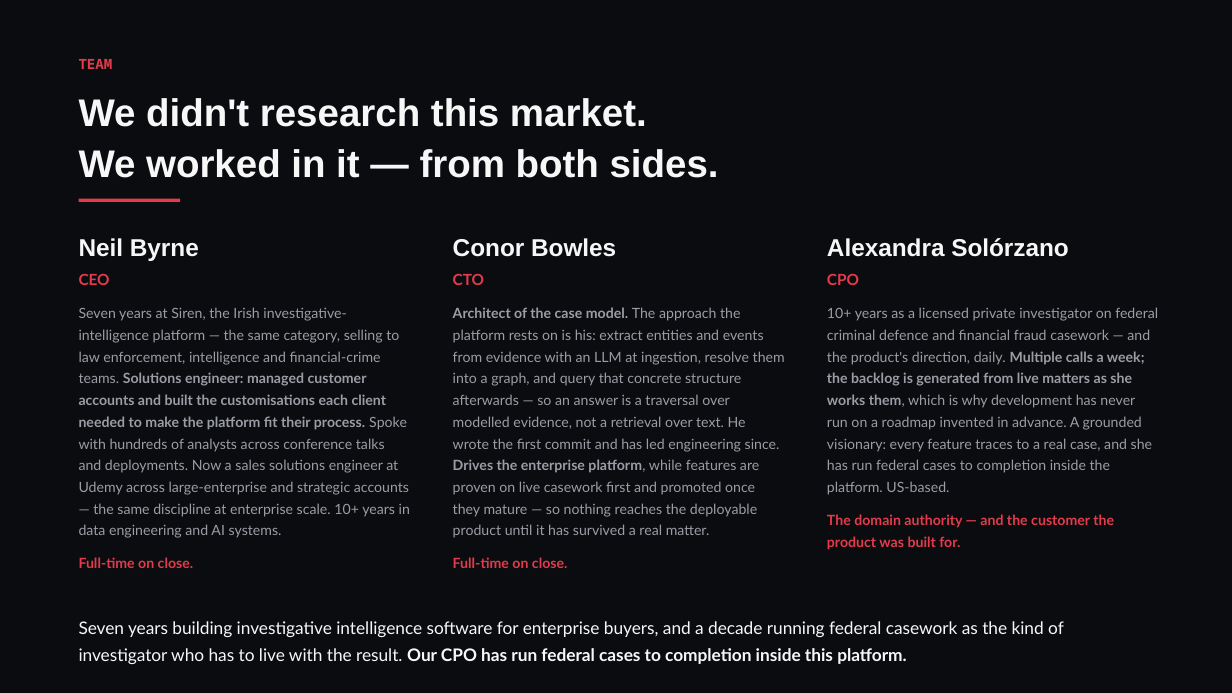
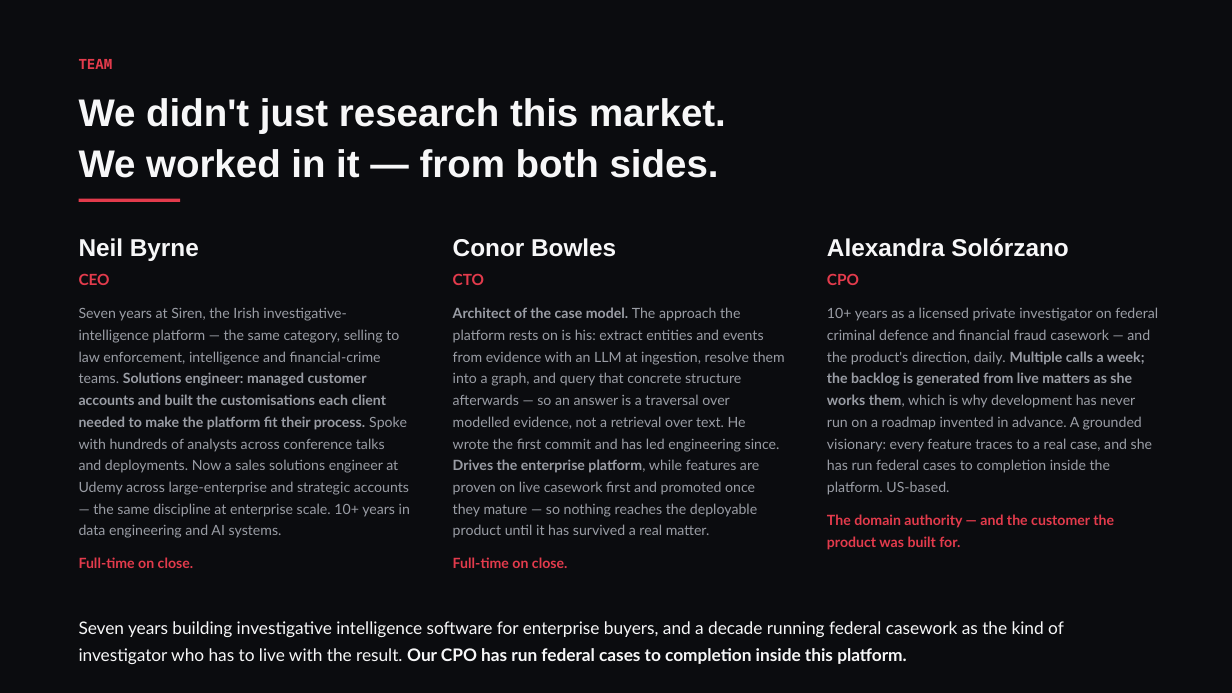
Before and after one commit to conorbowles51/owl-n4j, a slide deck: slide 10 of Loupe-NDRC-deck.pptx. Drawn at 1232x693 pixels with LibreOffice and Linux fonts; fonts in the diff are those of the drawing. Boxes give left, top, right and bottom in pixels: in the first picture for what was removed or moved away, otherwise in the second. Text is boxed around its words. In the diff, an @@ line names an element or a change of style, - is before the commit and + after.

```diff
--- a/Loupe-NDRC-deck.pptx
+++ b/Loupe-NDRC-deck.pptx
@@ text at (79,98,726,178): text changed @@
-We didn't research this market.
-We worked in it — from both sides.
+We didn't just research this market.
+We worked in it — from both sides.
```
Also in this commit, not shown: 3 other slides changed, 3 other files.
